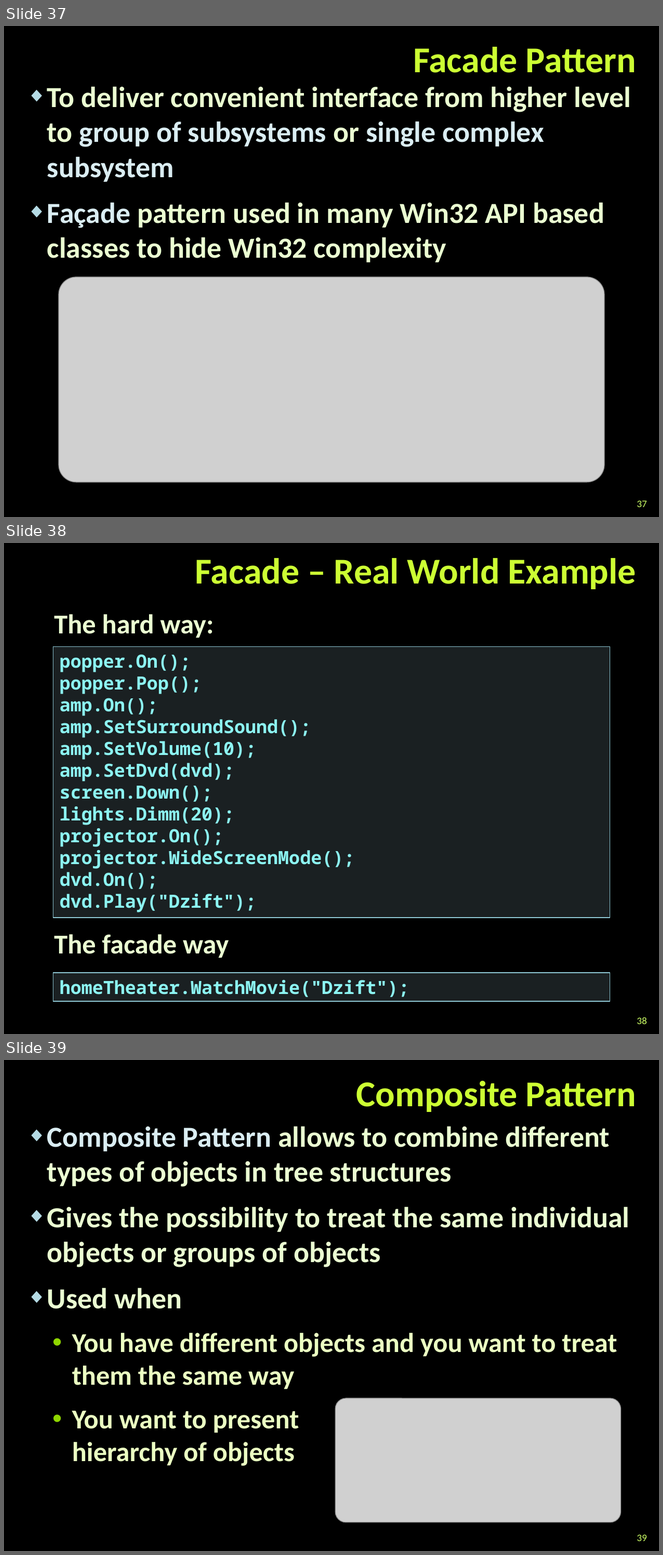
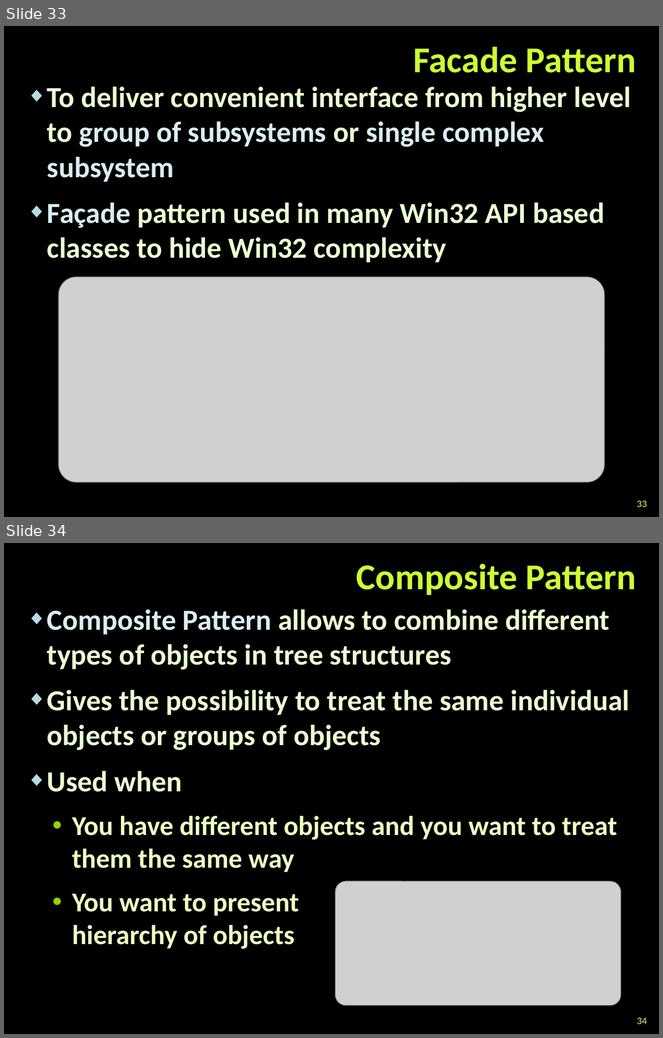
Before and after one commit to martin-nikolov/Telerik-Academy, a slide deck: Programming with C#/3. C# Object-Oriented Programming/07. Design Patterns/Design Patterns.pptx. Shown one above the other, each under a label of ours: slides 37, 38 and 39 before the commit, slides 33 and 34 after it. The pictures are 663x1555 and 663x1038 pixels, drawn with LibreOffice and Linux fonts; fonts in the diff are those of the drawing; grey boxes stand for pictures; background and template pictures are left out. Boxes give left, top, right and bottom in pixels: in the first picture for what was removed or moved away, otherwise in the second. Text is boxed around its words. In the diff, an @@ line names an element or a change of style, - is before the commit and + after.

```diff
--- a/Programming with C#/3. C# Object-Oriented Programming/07. Design Patterns/Design Patterns.pptx
+++ b/Programming with C#/3. C# Object-Oriented Programming/07. Design Patterns/Design Patterns.pptx
@@ slide 38 removed at <box>4,543,659,1034</box>, background picture (left out) @@
@@ title removed at <box>195,558,636,589</box> @@
-Facade – Real World Example
@@ text removed at <box>54,614,214,638</box> @@
-The hard way:
@@ rectangle removed at <box>53,646,610,918</box> @@
-popper.On();
-popper.Pop();
-amp.On();
-amp.SetSurroundSound();
-amp.SetVolume(10);
-amp.SetDvd(dvd);
-screen.Down();
-lights.Dimm(20);
-projector.On();
-projector.WideScreenMode();
-dvd.On();
-dvd.Play("Dzift");
@@ text removed at <box>54,935,229,958</box> @@
-The facade way
@@ rectangle removed at <box>53,973,610,1002</box> @@
-homeTheater.WatchMovie("Dzift");
@@ page number removed at <box>637,1018,647,1025</box> @@
-38
@@ what was slide 37 is now slide 33 @@
@@ page number at <box>637,501,647,508</box>: text changed @@
-37
+33
@@ what was slide 39 is now slide 34 @@
@@ page number at <box>637,1018,647,1025</box>: text changed @@
-39
+34
```
Also in this commit, not shown: 4 slides changed, 5 other slides removed, 2 other files.
